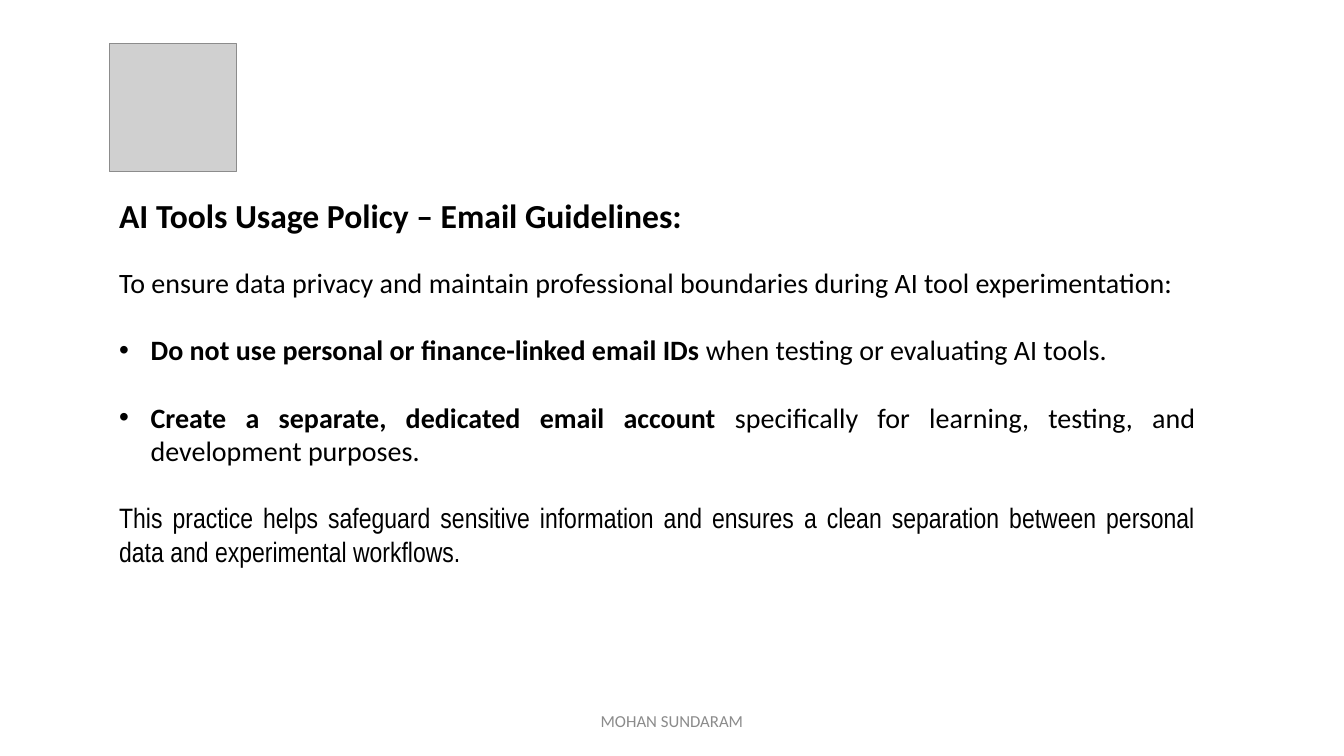
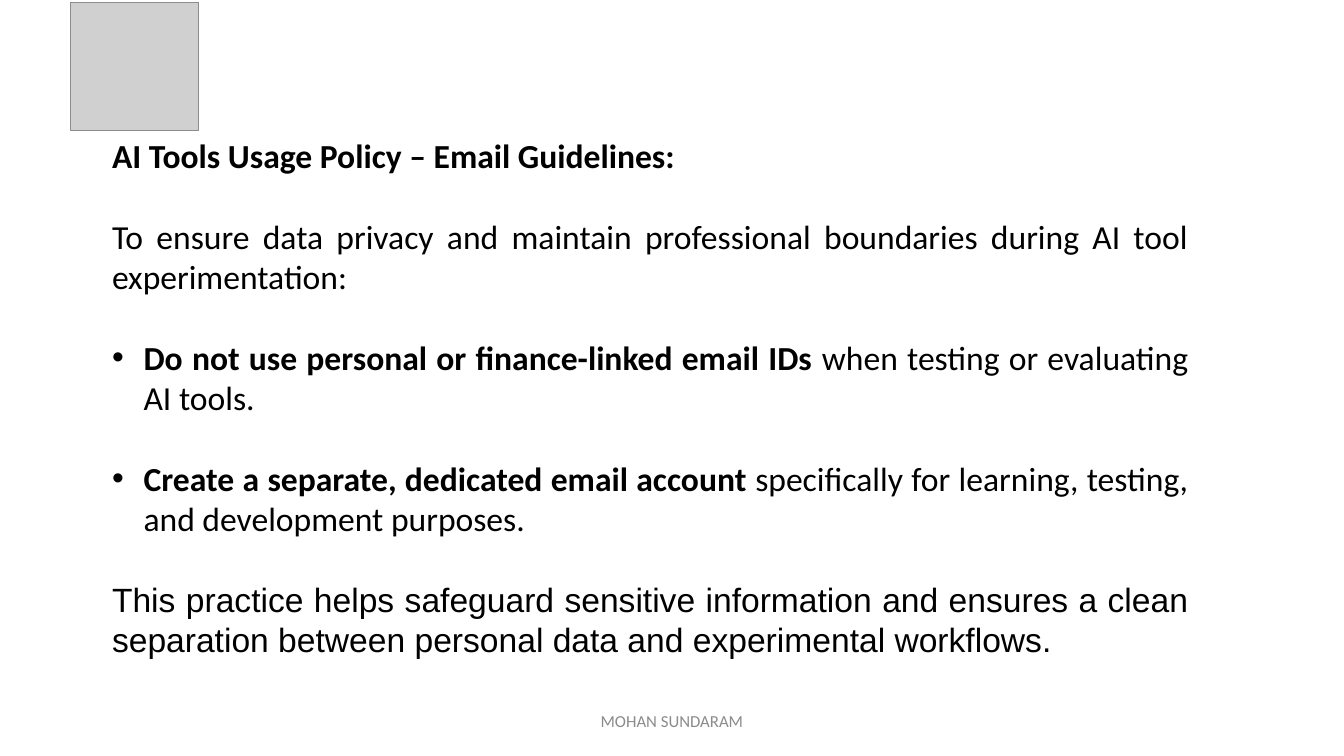
Before and after one commit to mohan4295work/Doc, a slide deck: slide 1 of Artificial Intelligence.pptx. Drawn at 1344x756 pixels with LibreOffice and Linux fonts; fonts in the diff are those of the drawing; grey boxes stand for pictures. Boxes give left, top, right and bottom in pixels: in the first picture for what was removed or moved away, otherwise in the second. Text is boxed around its words. In the diff, an @@ line names an element or a change of style, - is before the commit and + after.

```diff
--- a/Artificial Intelligence.pptx
+++ b/Artificial Intelligence.pptx
@@ picture moved from (x1=109, y1=44, x2=237, y2=172) to (x1=71, y1=3, x2=199, y2=131) @@
@@ text "AI Tools Usage Policy – ..." moved from (x1=119, y1=204, x2=1195, y2=568) to (x1=112, y1=144, x2=1188, y2=659) @@
@@ text at (x1=112, y1=225, x2=1188, y2=659): size 20 to 24 pt; font Arial Narrow to Arial in "This practice helps safeguard sensitive information and ..." @@
```
Also in this commit, not shown: 10 other slides changed, 3 slides added.
